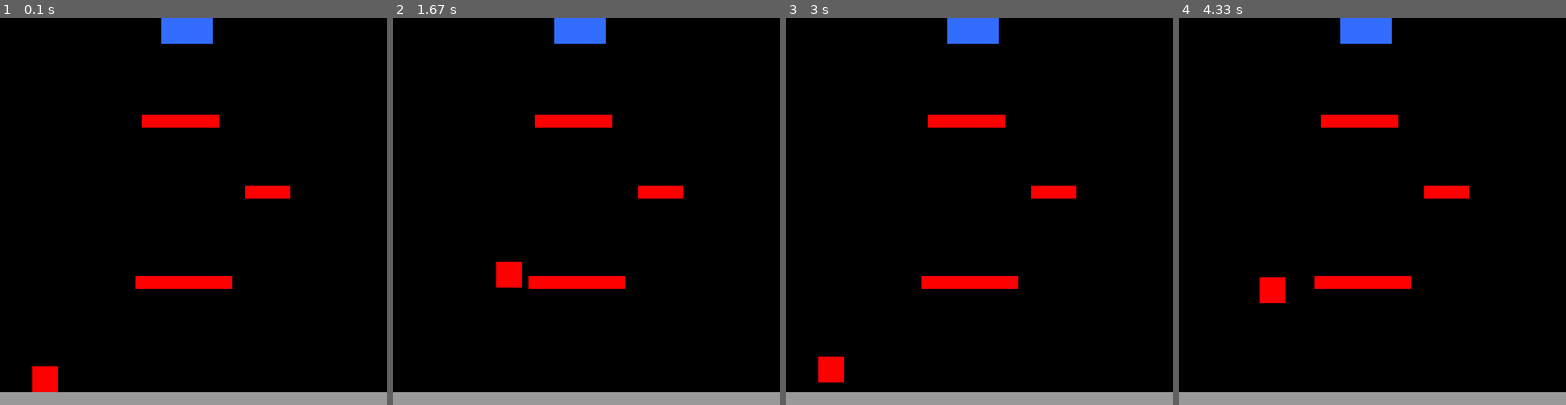
Above: before the commit, frames 1-4 (left to right).
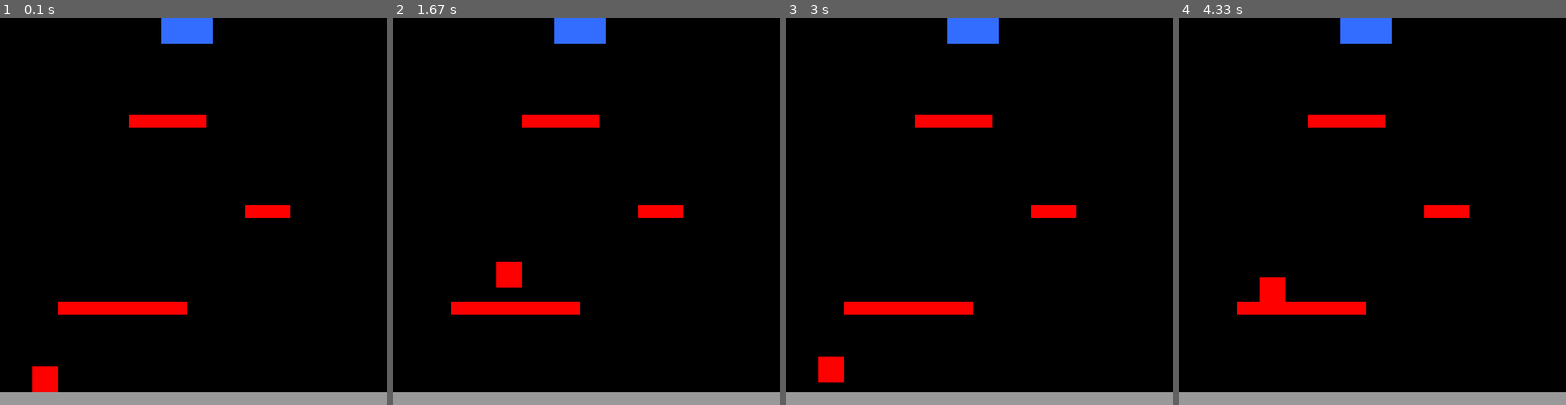
Above: after the commit, the same moments.

Repository: RobertNeuzil/game
Game: pygame game, started from personal/personalgame.py
The game is run twice, just before and just after one commit, with the same random seed, the same clock (stepped at 60 frames per second) and the same inputs.
Inputs:
- Up to frame 1 (0.1 s): no input
- Up to frame 2 (1.67 s): hold Right 0.33-0.8 s; hold Up 0.83-1.13 s; tap Space at 0.9, 1.23, 1.53 s; hold Right 1.17-1.63 s
- Up to frame 3 (3 s): hold Left 1.67-2.2 s; tap Space at 1.73, 2.03, 2.3, 2.63 s; hold Down 2.23-2.53 s; hold Left 2.57-2.97 s
- Up to frame 4 (4.33 s): hold Up 3-3.37 s; tap Space at 3.07, 3.47, 3.77, 4.13 s; hold Right 3.4-4.03 s; hold Down from 4.07 s (still down)

The runs differ from the first frame. In frame 1, 2.9% of the frame differs, in the area x 15-75%, y 25-77%; in frame 2, 2.9%; in frame 3, 2.9%; in frame 4, 2.9%.

Commit message:
built colission detection for the first square and the character box

Diff:
--- a/personal/personalgame.py
+++ b/personal/personalgame.py
@@ -34,9 +34,9 @@
 
 
 character = rects(50, 540, 40, 40)
-square_one = rects(210, 400, 150, 20)
-square_two = rects(380, 260, 70, 20)
-square_three = rects(220, 150, 120, 20)
+square_one = rects(90, 440, 200, 20)
+square_two = rects(380, 290, 70, 20)
+square_three = rects(200, 150, 120, 20)
 prize = rects(250, 0, 80, 40)
 ground = rects(0, 580, 600, 20)
 
@@ -87,6 +87,9 @@
             character.jumping = False
             character.jumpcount = 10
 
+    if character.x > square_one.x and character.x < square_one.x + square_one.width and character.y > square_one.y - square_one.height and character.y < square_one.y + square_one.height:
+        print ("Collission")
+        pass
     draw()
 
 pygame.quit()
